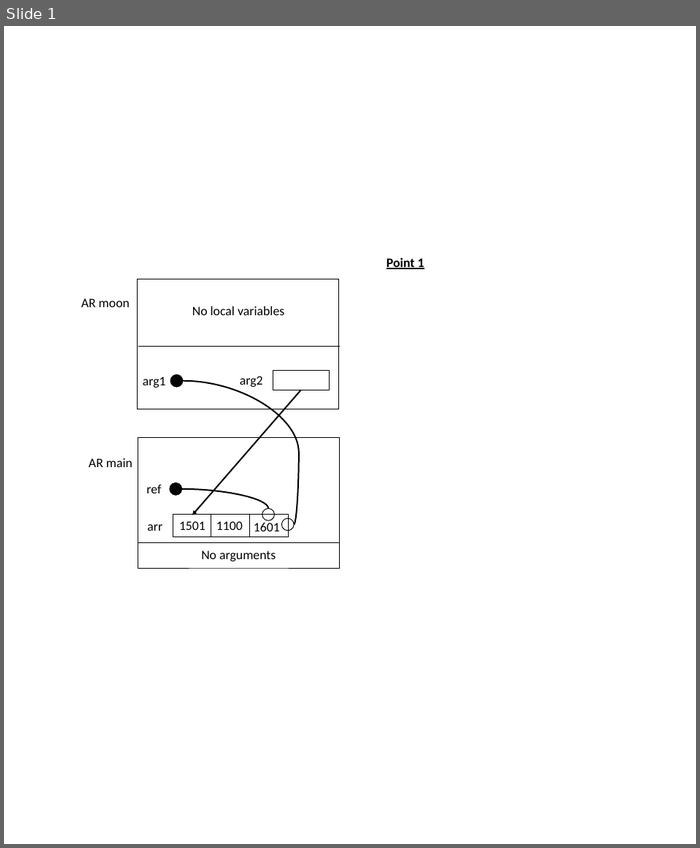
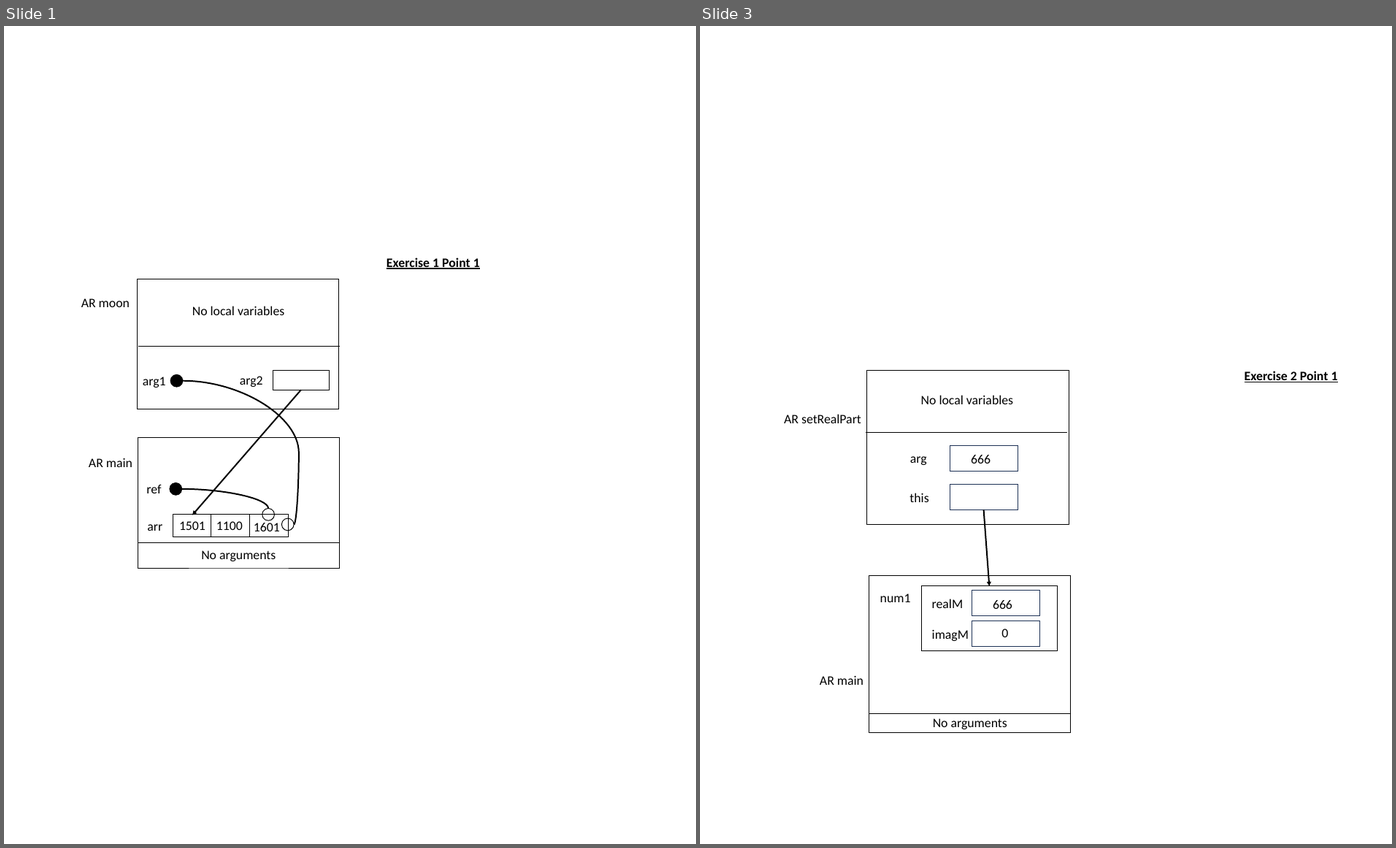
Before and after one commit to chvaldez10/ENSF-614, a slide deck: labs/labs/lab3/documents/drawing.pptx. Shown side by side, each under a label of ours: slide 1 before the commit, slides 1 and 3 after it; the slides between them are not shown. The pictures are 700x848 and 1396x848 pixels, drawn with LibreOffice and Linux fonts; fonts in the diff are those of the drawing. Boxes give left, top, right and bottom in pixels: in the first picture for what was removed or moved away, otherwise in the second. Text is boxed around its words. In the diff, an @@ line names an element or a change of style, - is before the commit and + after.

```diff
--- a/labs/labs/lab3/documents/drawing.pptx
+++ b/labs/labs/lab3/documents/drawing.pptx
@@ slide 3 added at [700, 26, 1392, 844], background #FFFFFF @@
@@ text added at [1245, 371, 1338, 382], 18 pt, text #000000, bold, underline @@
+Exercise 2 Point 1
@@ group added at [784, 371, 1069, 525]: 5 texts, 3 rectangles, 1 line @@
+AR setRealPart
+No local variables
+arg
+666
+this
@@ arrow added from (984, 509) to (989, 586), #000000 2 pt @@
@@ group added at [820, 575, 1071, 733]: 2 texts, 1 line, 1 rectangle @@
+AR main
+No arguments
@@ group added at [880, 586, 1057, 651]: 5 texts, 3 rectangles @@
+num1
+realM
+666
+imagM
+0
@@ slide 1 changed as well @@
@@ text at [387, 257, 480, 269]: text changed @@
-Point 1
+Exercise 1 Point 1
```
Also in this commit, not shown: 1 other slide changed, 2 other slides added, 5 other files.
